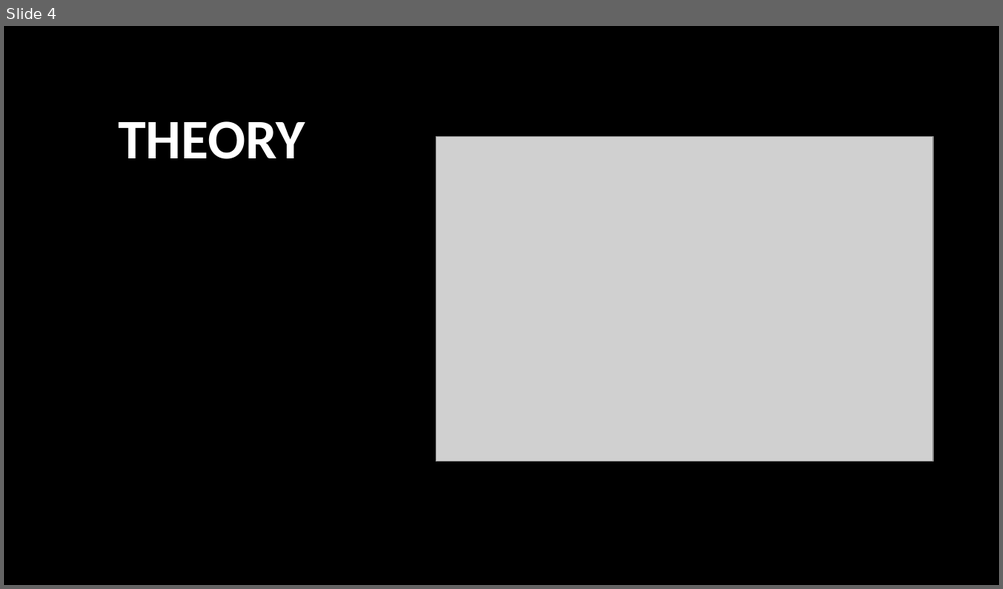
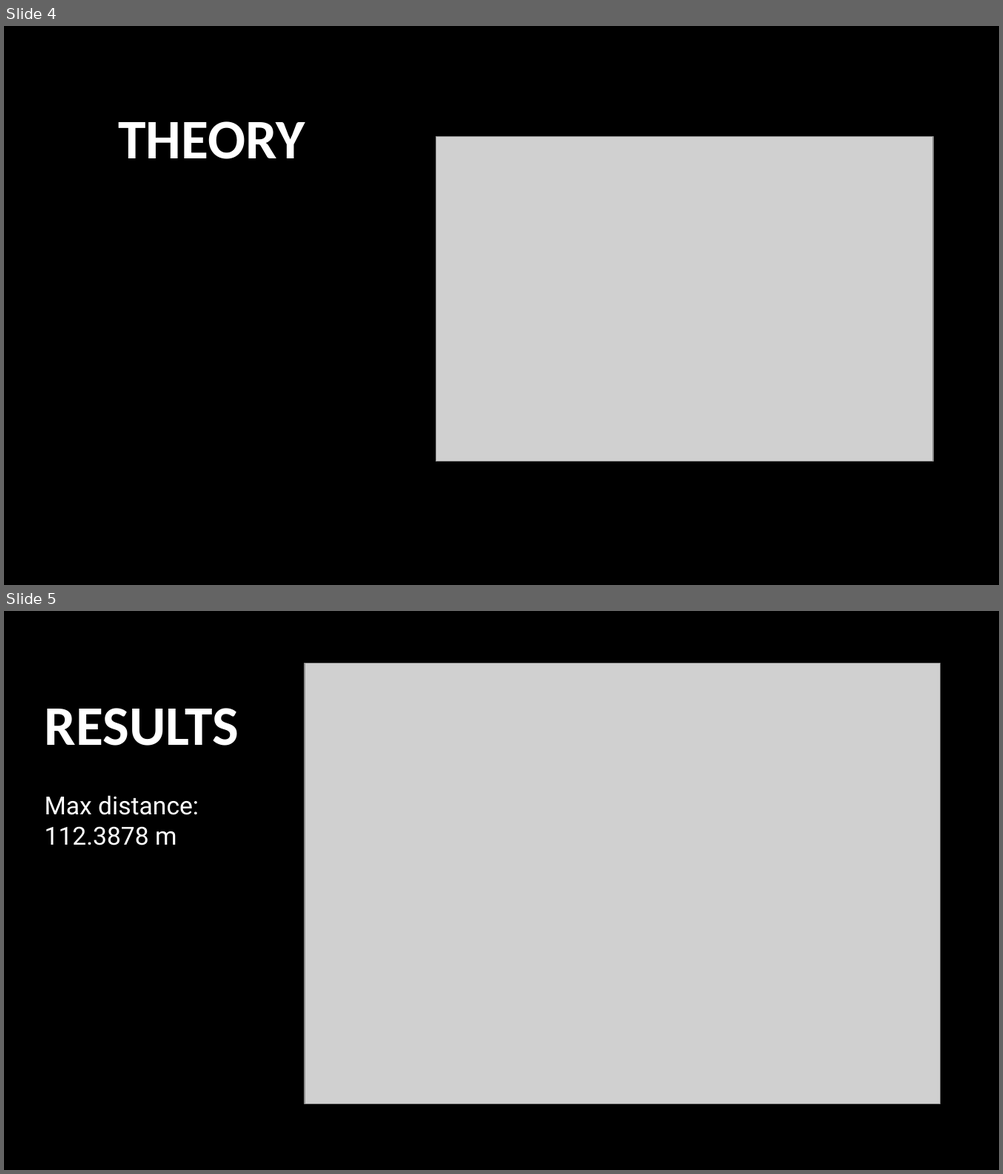
Before and after one commit to juliemaude/term_project_360420_w2019_forgues_viel_v2, a slide deck: report/PowerPointPresentationv2.pptx. Shown one above the other, each under a label of ours: slide 4 before the commit, slides 4 and 5 after it. The pictures are 1003x589 and 1003x1174 pixels, drawn with LibreOffice and Linux fonts; fonts in the diff are those of the drawing; grey boxes stand for pictures; background and template pictures are left out. Boxes give left, top, right and bottom in pixels: in the first picture for what was removed or moved away, otherwise in the second. Text is boxed around its words. In the diff, an @@ line names an element or a change of style, - is before the commit and + after.

Commit message:
ppt

```diff
--- a/report/PowerPointPresentationv2.pptx
+++ b/report/PowerPointPresentationv2.pptx
@@ slide 5 added at bbox=[4, 611, 999, 1170], background picture (left out) @@
@@ picture added at bbox=[304, 664, 940, 1105] @@
@@ title added at bbox=[45, 708, 239, 746], 54 pt, text #FFFFFF, bold @@
+RESULTS
@@ text added at bbox=[45, 795, 199, 846], 24 pt, text #FFFFFF @@
+Max distance: 112.3878 m
```
Also in this commit, not shown: 1 slide removed, 1 other file.
